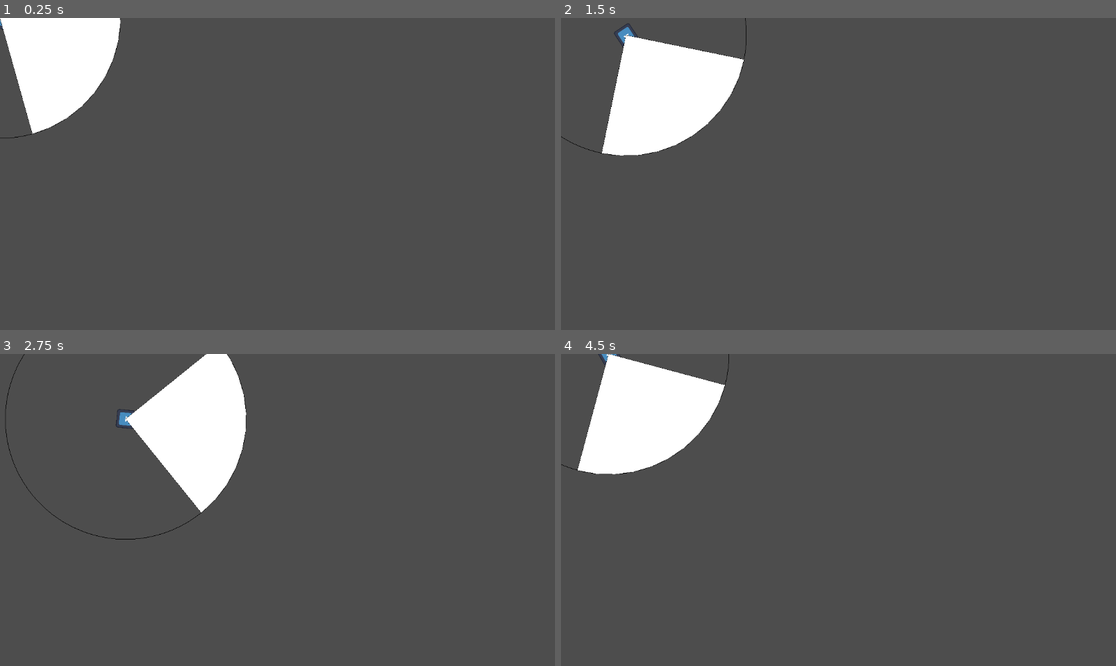
Above: before the commit, frames 1-4 (two rows, left to right).
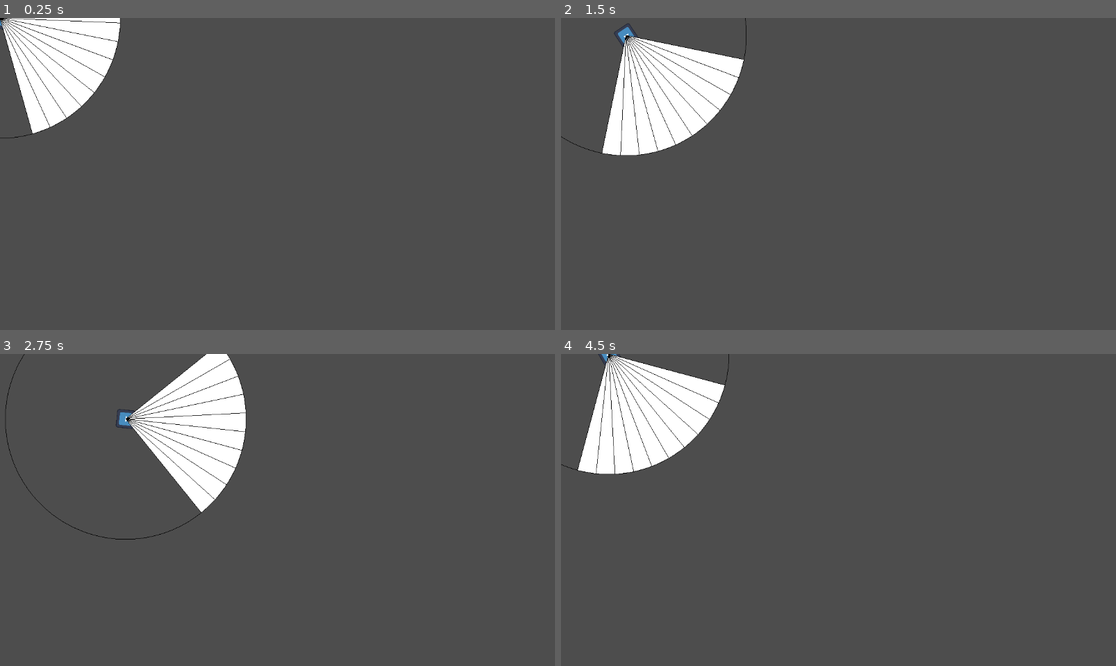
Above: after the commit, the same moments.

Repository: JYiuDev/FOV_Visualization_Demo
Game: Godot game, scene res://FOV_Entities/Observer/character.tscn
The game is run twice, just before and just after one commit, with the same random seed, the same clock (stepped at 60 frames per second) and the same inputs. The engine's default icon, where the game draws it, is replaced by a stand-in: a white triangle on a blue panel in a dark square.
Inputs (mouse positions are in pixels of both pictures, inside the frame that each line leads up to):
- Up to frame 1 (0.25 s): no input
- Up to frame 2 (1.5 s): tap Enter at 0.5 s; move the mouse to (960, 158) at 0.52 s; hold D (Right) 0.53-1.28 s; move the mouse to (727, 189) at 1.27 s; hold S (Down) from 1.28 s (still down)
- Up to frame 3 (2.75 s): move the mouse to (333, 441) at 2.02 s; release S (Down) at 2.03 s; hold D (Right) from 2.03 s (still down)
- Up to frame 4 (4.5 s): move the mouse to (810, 572) at 2.77 s; release D (Right) at 2.78 s; hold W (Up) 2.78-3.53 s; move the mouse to (1005, 556) at 3.52 s; hold A (Left) from 3.53 s (still down); move the mouse to (672, 463) at 4.27 s

The runs differ from the first frame. In frame 1, 0.5% of the frame differs, in the area x 0-22%, y 0-38%; in frame 2, 0.6%; in frame 3, 0.6%; in frame 4, 0.6%, in the area x 3-30%, y 0-39%.

Commit message:
upate
Finish Find Edge Algo

Diff:
--- a/FOV_Entities/Observer/FOV.gd
+++ b/FOV_Entities/Observer/FOV.gd
@@ -12,7 +12,7 @@
 var targetsInVision:	Array = []
 
 var FOVmesh: MeshInstance2D
-var FOVDraw: Node2D
+var FOVDraw: FOVDebug
 # Called when the node enters the scene tree for the first time.
 func _ready():
 	FOVmesh = get_node("FOV_Mesh")
@@ -64,35 +64,34 @@
 
 func RaycastAarray():
 	var rayNumber:int = roundi(viewAngle * raycastResolution)
-
 	#Instantiate array of Vector2, the array size will be rayNumber + 2 (for the outer most lines)
 	var rayArray: Array
 	var step: float = viewAngle / (rayNumber + 1)
+
 	#Array of vector2 positions(local POV)
-	var viewPoints: Array = []
+	var viewPoints: PackedVector2Array = []
+	var viewcastArray: Array = []
 
 	for i in (rayNumber + 2):
-		#print("i is: " + str(i))
-		#print("Current angle: " + str(i * step))
 		var angle = i * step
-		var viewcast:viewcastInfo = ViewCastInfo(angle)
-		if viewcast.hit:
-			draw_line(position, viewcast.point, Color.MEDIUM_VIOLET_RED)
-			FOVDraw.draw_line(position, viewcast.point, Color.MEDIUM_VIOLET_RED)
-		else:
-			draw_line(position, viewcast.point, Color.BLACK)
-			FOVDraw.draw_line(position, viewcast.point, Color.BLACK)
+		var viewcast:ViewcastInfo = Viewcast(angle)
 		viewPoints.append(viewcast.point)
+		viewcastArray.append(viewcast)
+
+	#Pass viewpoints to debug
+	FOVDraw.viewcastArray.clear()
+	FOVDraw.viewcastArray = viewcastArray
 
 	#Instantiate array for mesh verticies
 	#Count = all raycasts + centre vertex
-	var verticies:Array
+	var verticies:PackedVector2Array
 	verticies.append(Vector2.ZERO)
 	verticies.append_array(viewPoints)
 	#Number of triangles = verticies count - 2
 	var triangles:PackedVector2Array
 	triangles.resize((verticies.size() - 2) * 3)
 
+	#Set array style triangles
 	for i in triangles.size():
 		match i%3:
 			0:
@@ -110,11 +109,6 @@
 	arr_mesh.add_surface_from_arrays(Mesh.PRIMITIVE_TRIANGLES, arrays)
 	FOVmesh.mesh = arr_mesh
 
-	#debug draw
-	for i in viewPoints.size():
-
-		pass
-
 	#Set triangle vertices for ArrayMesh
 
 
@@ -127,7 +121,7 @@
 	return Vector2(cos(radians), sin(radians))
 
 #give angle, return viewcastinfo
-func ViewCastInfo(angle_local: float) -> viewcastInfo:
+func Viewcast(angle_local: float) -> ViewcastInfo:
 	var ray_dir   = dirFromAngle((-viewAngle / 2) + angle_local, false)
 	var local_dir = dirFromAngle((-viewAngle / 2) + angle_local, true)
 	var physics = get_world_2d().direct_space_state
@@ -135,12 +129,12 @@
 	var ray_result = physics.intersect_ray(rayQuery)
 
 	if ray_result.is_empty():
-		return viewcastInfo.new(false, local_dir * viewRadius, viewRadius, angle_local)
+		return ViewcastInfo.new(false, local_dir * viewRadius, viewRadius, angle_local)
 	else:
-		return viewcastInfo.new(true, local_dir * global_position.distance_to(ray_result["position"]), global_position.distance_to(ray_result["position"]), angle_local)
+		return ViewcastInfo.new(true, local_dir * global_position.distance_to(ray_result["position"]), global_position.distance_to(ray_result["position"]), angle_local)
 
 #Subclass for RaycastInformation
-class viewcastInfo :
+class ViewcastInfo:
 	var hit		: bool
 	var point	: Vector2
 	var dist	: float
@@ -152,6 +146,14 @@
 		dist	= _dist
 		angle	= _angle
 
+#Subclass for edge information
+class EdgeInfo:
+	var pointA	: Vector2
+	var pointB	: Vector2
+
+	func _init(_pointA:Vector2, _pointB:Vector2):
+		pointA = _pointA
+		pointB = _pointB
 
 #Archived Raycast Array code for emergency
 #func RaycastAarray():
--- a/FOV_Entities/Observer/FOVDebug.gd
+++ b/FOV_Entities/Observer/FOVDebug.gd
@@ -1,6 +1,9 @@
-extends Node2D
+extends FOV
+class_name  FOVDebug
 
 @export var fow: FOV
+var viewcastArray: Array = []
+
 func _ready():
 	pass
 
@@ -11,6 +14,15 @@
 
 	draw_line(position, fow.dirFromAngle(-fow.viewAngle/2, true) * fow.viewRadius, Color.BLACK)
 	draw_line(position, fow.dirFromAngle(fow.viewAngle/2 , true) * fow.viewRadius, Color.BLACK)
+
+	if !viewcastArray.is_empty() :
+		for i in viewcastArray.size():
+			var viewcast = viewcastArray[i] as ViewcastInfo
+			if viewcast.hit:
+				draw_line(position, viewcast.point, Color.DEEP_PINK)
+			else:
+				draw_line(position, viewcast.point, Color.BLACK)
+
 
 func _process(_delta):
 	queue_redraw()
--- a/FOV_Entities/Observer/character.tscn
+++ b/FOV_Entities/Observer/character.tscn
@@ -29,6 +29,7 @@
 raycastResolution = 0.1
 
 [node name="FOV_DebugDraw" type="Node2D" parent="FOV" node_paths=PackedStringArray("fow")]
+z_index = 1
 script = ExtResource("2_j3h7k")
 fow = NodePath("..")
 
